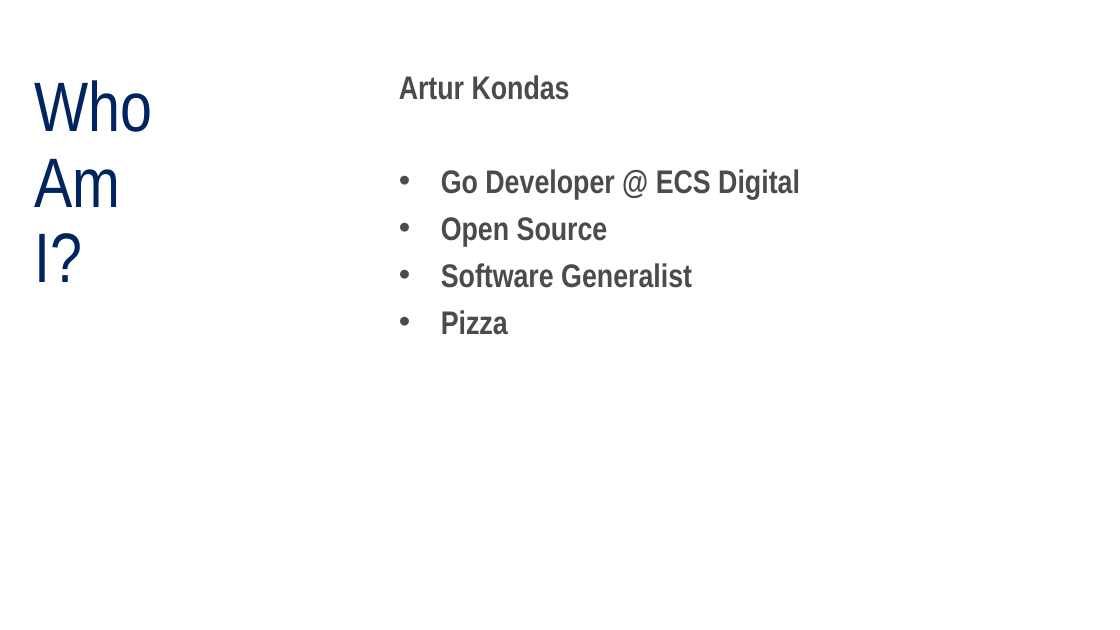
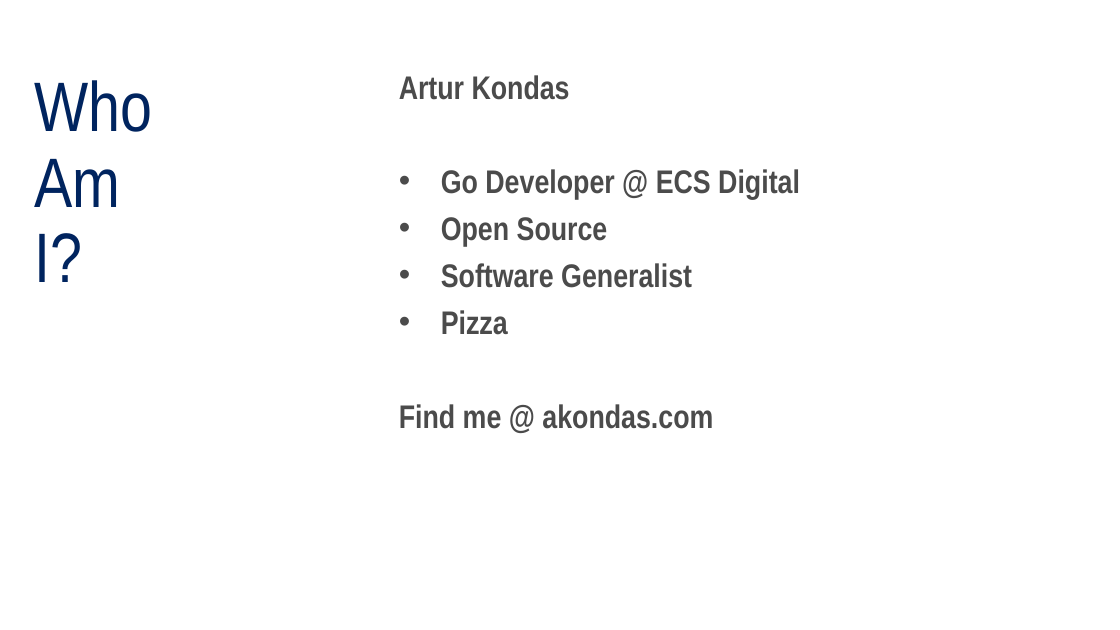
Before and after one commit to youshy/Hands-On-Ready-To-Deploy-Golang-CRUD-API, a slide deck: slide 3 of DevOps-Playground-Intro-Slides.pptx (slide 5 before the commit). Drawn at 1120x630 pixels with LibreOffice and Linux fonts; fonts in the diff are those of the drawing; background and template pictures are left out. Boxes give left, top, right and bottom in pixels: in the first picture for what was removed or moved away, otherwise in the second. Text is boxed around its words. In the diff, an @@ line names an element or a change of style, - is before the commit and + after.

Commit message:
update slides

```diff
--- a/DevOps-Playground-Intro-Slides.pptx
+++ b/DevOps-Playground-Intro-Slides.pptx
@@ text at [399, 404, 713, 429]: paragraph added @@
+Find me @ akondas.com
```
Also in this commit, not shown: 1 slide removed.
